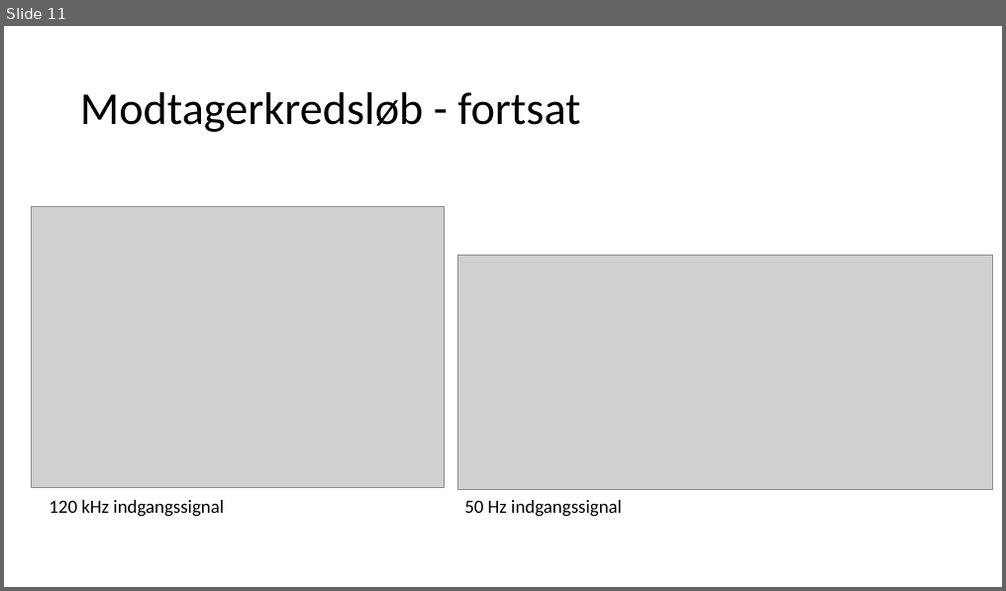
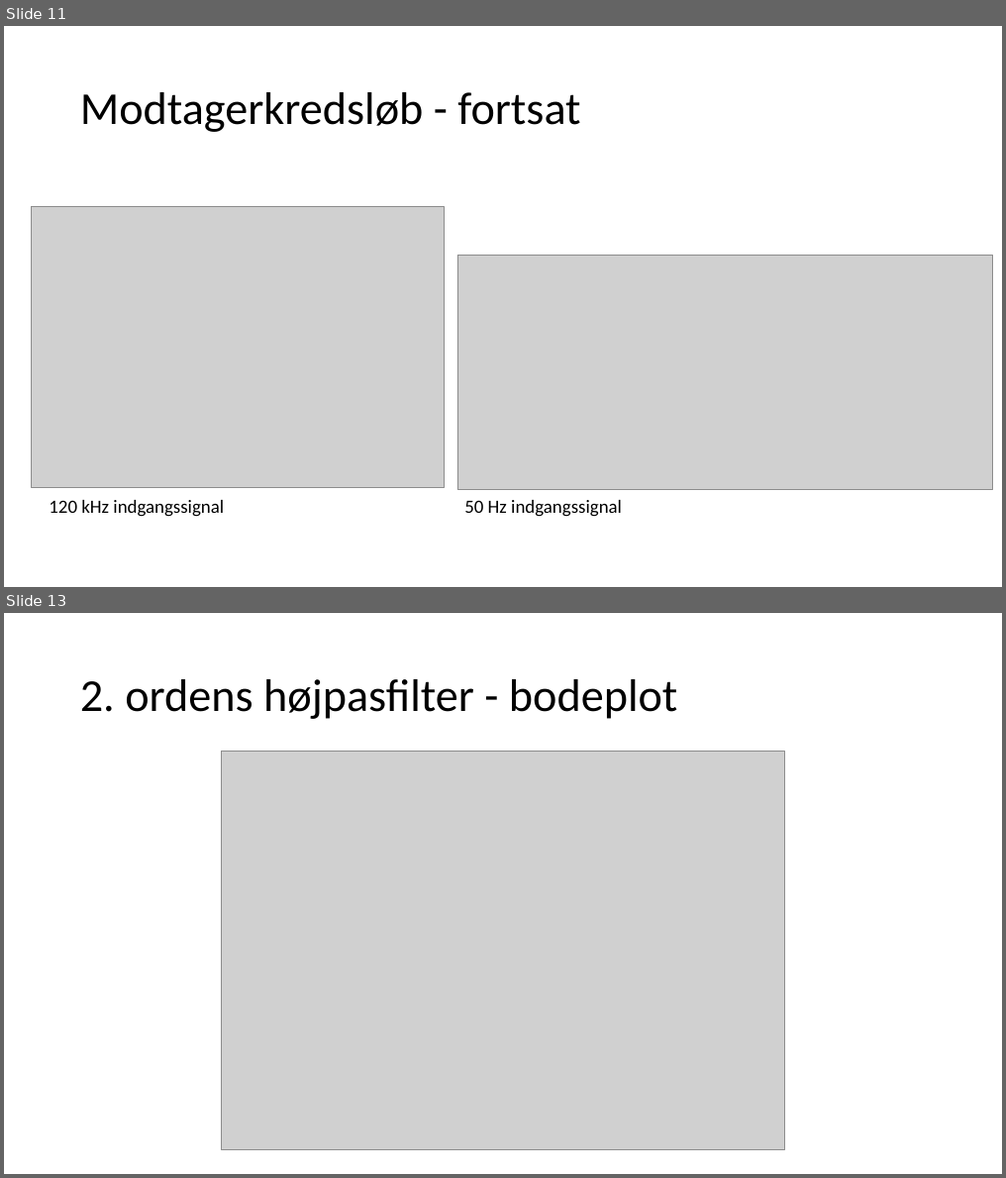
Before and after one commit to PRJ2GR15/Rapport, a slide deck: Fremlæggelse/Fremlæggelse - HWdel.pptx. Shown one above the other, each under a label of ours: slide 11 before the commit, slides 11 and 13 after it; the slides between them are not shown. The pictures are 1006x591 and 1006x1178 pixels, drawn with LibreOffice and Linux fonts; fonts in the diff are those of the drawing; grey boxes stand for pictures. Boxes give left, top, right and bottom in pixels: in the first picture for what was removed or moved away, otherwise in the second. Text is boxed around its words. In the diff, an @@ line names an element or a change of style, - is before the commit and + after.

```diff
--- a/Fremlæggelse/Fremlæggelse - HWdel.pptx
+++ b/Fremlæggelse/Fremlæggelse - HWdel.pptx
@@ slide 13 added at box(4, 613, 1002, 1174), background #FFFFFF @@
@@ title added at box(80, 679, 677, 719), 44 pt, text #000000 @@
+2. ordens højpasfilter - bodeplot
@@ picture added at box(222, 752, 785, 1150) @@
```
Also in this commit, not shown: 1 slide changed.
